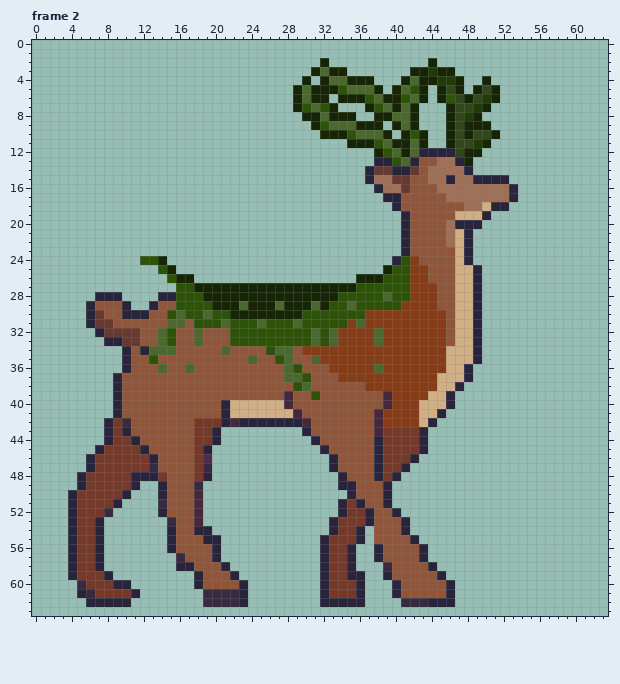
Pixel-art file: Assets/Sprites/elk_walk.aseprite. That is the earlier state.
64x64 pixels, 4 frames. Colours within 5 levels of each other are drawn and written as one. Shown: frame 2. The commit also changed other frames, which this record leaves out.
The same view after the edit:
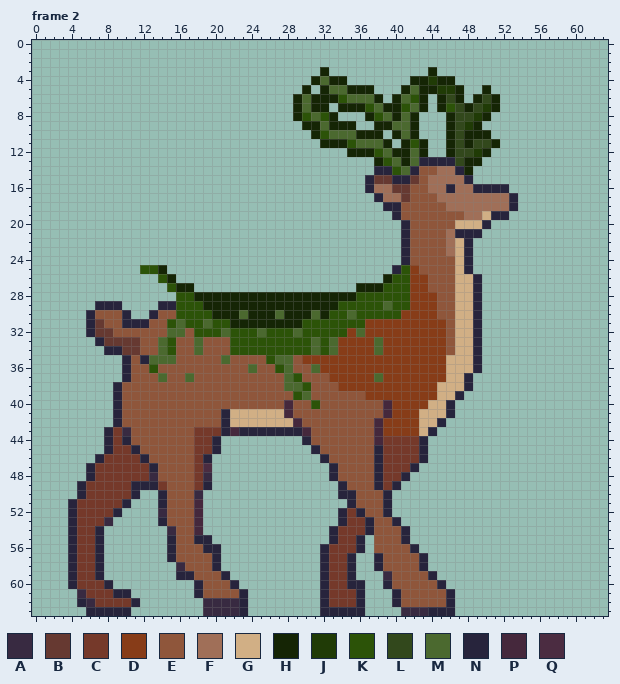
Palette (. is transparent): A #382a41  B #663931  C #75392a  D #873c18  E #8f563b  F #a06f58  G #d1af85  H #152505  J #203b06  K #2c5308  L #32481c  M #4b692f  N #27243c  P #45283c  Q #4b2c41
Edits made:
Frame 2:
y 2: x 32 H -> .; x 44 H -> .
y 3: x 31..34 HMHH -> .H..; x 42..46 HHJHH -> ..H..
y 4: x 30..37 H.HMMHHH -> .HMHH...; x 41..42 HM -> .H; x 44..47 HJJH -> JHH.; x 50 H -> .
y 5: x 29..31 HMH -> .H.; x 33..38 HKMMMH -> MMHHH.; x 40..42 HMK -> .HM; x 44..46 .HL -> HJJ; x 49..51 HLH -> .H.
y 6: x 33..39 .HHHKMH -> HKMMMH.; x 41..42 KM -> MK; x 46..50 KLHLJ -> LH.HL
y 7: x 30..39 KMKH...HKM -> MHH.HHHKMH; x 41..43 MH. -> KMH; x 45..46 .H -> HK; x 48..51 LJH. -> HLJH
y 8: x 29..32 .HHM -> HKMK; x 34..35 HH -> ..; x 37..40 .HHM -> HKMH; x 48..50 JH. -> LJH
y 9: x 30 . -> H; x 32..37 KMMMHH -> MHHH..; x 39..40 .H -> HM; x 48 H -> J; x 50 H -> .
y 10: x 31..43 .HHHKMMMH.HKH -> HKMMMHHH.HMH.; x 49..51 LLH -> HH.
y 11: x 32..40 ...HHHKMH -> HHHKMMMH.; x 42 M -> K; x 48..51 LJH. -> HLLH
y 12: x 35..40 ...HKM -> HHHKMH; x 43..46 NNNN -> H..H; x 48..50 HH. -> LJH
y 13: x 38..47 NNKMNEEFFN -> HKMHMNNNNL; x 49 . -> H
y 14: x 37..42 NBBNNB -> .NNKMN; x 44 F -> E; x 47..48 FN -> NH
y 15: x 38..42 FFBBE -> BBNNB; x 46 N -> F; x 48..52 FNNNN -> N....
y 16: x 37..38 .N -> NF; x 40 F -> B; x 44 E -> F; x 46 F -> N; x 49..53 FFFFN -> NNNN.
y 17: x 38..41 .NNE -> NFFB; x 45 E -> F
y 18: x 39 . -> N; x 46..47 EE -> FF; x 50..53 GNN. -> FFFN
y 19: x 40..41 .N -> NE; x 47..52 GGGN.. -> EFFGNN
y 20: x 46..50 FNNN. -> EGGGN
y 21: x 47 G -> N; x 49 . -> N
y 23: x 46 E -> F
y 24: x 12..14 KKH -> ...; x 40..42 NKD -> .NE
y 25: x 12..15 ..KH -> KKH.; x 39..40 HK -> .N; x 43 D -> E; x 48..49 GN -> N.
y 26: x 14..17 .KHH -> KH..; x 36..39 HHHK -> ...H
y 27: x 15..38 .KKHHHHHHHHHHHHHHHHHHKKK -> KHH..................HHH; x 44 D -> E
y 28: x 7..9 NNN -> ...; x 14..15 NN -> ..; x 18 K -> H; x 34..35 KK -> HH; x 39 M -> K
y 29: x 6..10 NEEEN -> .NNN.; x 13..15 NEE -> .NN; x 19 K -> H; x 23 M -> H; x 27 M -> H; x 31 M -> H; x 33 K -> H; x 35 M -> K; x 39 K -> M; x 41 D -> K
y 30: x 7 B -> E; x 11..13 NNE -> ..N; x 15..16 KM -> EK; x 19..21 MKK -> KHH; x 23 H -> M; x 27 H -> M; x 30..32 KKK -> HMH; x 35 K -> M; x 37..40 DDDD -> KKKK; x 45 D -> E
y 31: x 8 B -> E; x 10..12 EEE -> NNN; x 15 M -> K; x 17 E -> K; x 19 K -> M; x 21..29 MKKKMKKKM -> KHHHHHHHH; x 35..36 DM -> KK
y 32: x 6..7 .N -> NB; x 9..11 BBB -> EEE; x 14..16 MKE -> EMM; x 18..21 MEEE -> KKKM; x 25 K -> M; x 29 K -> M; x 31 M -> K; x 33..34 MD -> KK; x 36 D -> M; x 38 M -> D
y 33: x 7..9 .NN -> NBB
y 34: x 8..13 ..NENM -> NNBBEE; x 15 M -> K; x 18 E -> M; x 21..25 MEEEE -> EKKKK; x 27..33 MMEDDDD -> KKKKMKM; x 38 D -> M; x 46 G -> E
y 35: x 12..15 EKEE -> NMMM; x 21 E -> M; x 24 M -> E; x 26..27 EK -> KM; x 30..31 EM -> DD
y 36: x 13..14 EM -> KE; x 17 M -> E; x 24 E -> M; x 27 E -> K; x 29 K -> E; x 31..32 EE -> MD; x 38 M -> D; x 48..49 N. -> GN
y 37: x 9..10 NE -> .N; x 14 E -> M; x 17 E -> M; x 29..30 MK -> KE; x 33 E -> D; x 38 D -> M; x 45 G -> D
y 38: x 28..30 EKM -> MMK; x 34..36 EEE -> DDD; x 47..48 N. -> GN
y 39: x 28..31 PEEK -> EKME; x 37..39 EEP -> DDD; x 44 G -> D; x 46..47 N. -> GN
y 40: x 21..27 NGGGGGG -> EEEEEEE; x 31 E -> K; x 43 G -> D
y 41: x 28..29 GP -> PE; x 38..39 PD -> EP; x 45..46 N. -> GN
y 42: x 8..10 NCA -> .NE; x 18..20 CCC -> EEE; x 22..30 PNNNNNNNP -> GGGGGGGPE; x 44..45 N. -> GN
y 43: x 10 N -> A; x 20..30 N.........N -> CNPNNNNNNNP; x 39..44 CCCCN. -> DDDDGN
y 44: x 10..11 CN -> NE; x 30..31 .N -> NE; x 38 N -> P
y 45: x 7..8 NC -> .N; x 11..12 CN -> NE; x 19..20 N. -> CN; x 31..32 .N -> NE
y 46: x 6..7 NC -> .N; x 12..13 CN -> NE; x 19 Q -> N; x 32..33 .N -> NE; x 42..43 N. -> CN
y 47: x 13 A -> N; x 19 A -> Q; x 41..42 N. -> CN
y 48: x 5..6 NC -> .N; x 11..14 NNNC -> CCAE; x 19 N -> A; x 33..34 .N -> NE; x 40..41 N. -> CN
y 49: x 12..14 ..N -> NNC; x 18..19 A. -> CN; x 35 N -> E; x 38..40 EN. -> NCN
y 50: x 4..5 NC -> .N; x 10..11 N. -> CN; x 18 P -> A; x 34 . -> N
y 51: x 9..10 N. -> CN; x 14 A -> N; x 34..36 NCN -> .NE
y 52: x 8..9 A. -> CN; x 14 N -> A; x 36..37 CN -> NE; x 39..40 EN -> N.
y 53: x 7..8 N. -> CA; x 14..15 .A -> NE; x 33..34 NC -> .N; x 40..41 EN -> N.
y 54: x 15 N -> A; x 18..19 NN -> P.; x 36..37 N. -> CN
y 55: x 18 E -> N; x 20 N -> .; x 32..33 NC -> .N; x 41..42 EN -> N.
y 56: x 19 E -> N; x 35..36 N. -> CN; x 38 N -> E; x 42..43 EN -> N.
y 57: x 15..16 .A -> NE
y 58: x 16..17 NN -> AE; x 20..21 EN -> N.; x 38..39 .A -> NE; x 43..44 EN -> N.
y 59: x 7..8 CN -> N.; x 16..18 ..N -> NNE; x 21..22 EN -> N.; x 36 N -> .; x 39 N -> A; x 44..45 EN -> N.
y 60: x 4..5 .A -> NC; x 8..10 CNN -> N..; x 22..23 EN -> N.; x 35 C -> N; x 39..40 .N -> NE; x 45..46 EN -> N.
y 61: x 5..6 NA -> AC; x 9..11 CCN -> NN.; x 18..22 .AAAA -> NEEEE
y 62: x 5..11 .NNNNN. -> NACCCCN; x 33..35 NNN -> CCC; x 40..45 .AAANN -> NEEEEE
y 63: x 6..10 ..... -> NNNNN; x 19..23 ..... -> AAAAN; x 32..36 ..... -> NNNNN; x 41..46 ...... -> AAANNN
Where, in picture pixels (left, top, right, bottom), the same in both pictures:
changed: (68, 58, 518, 616)
